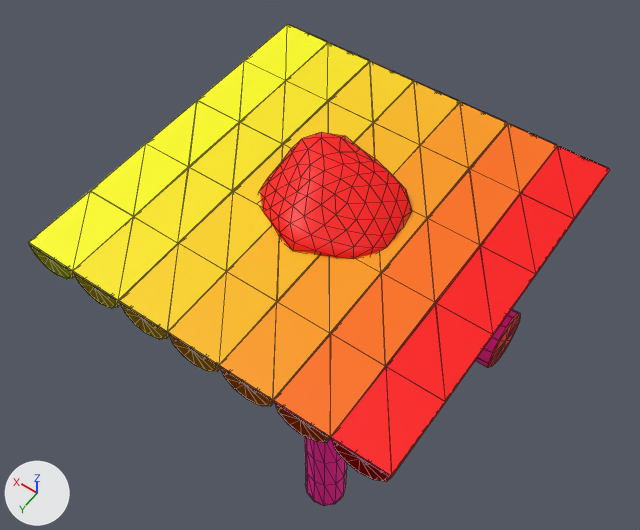
Renders of the glTF model thin-air/assets/models/building/foundation.glb from each side of a commit.
Both versions are drawn from a 50 mm camera at (-1.62, 2.35, 3.18) aimed at (0.33, -0.39, -1.12). Lighting does not change. The marker at lower left points along +X, +Y and +Z. The older version comes first. Mesh edges are drawn as thin lines.

The scene before the commit, as lines of its bpy script (objects in view):
```python
me_deck_b = bpy.data.meshes.new('deck_b')
me_deck_b.from_pydata(...)  # 406 vertices, 742 faces; spans x -1.0..1.0, y -1.01..1.01, z -0.15..0.0
me_deck_b.materials.append(mat_log)
me_post_l = bpy.data.meshes.new('post_l')
me_post_l.from_pydata(...)  # 156 vertices, 288 faces; spans x -0.16..0.16, y -0.16..0.15, z -3.21..0.01
me_post_l.materials.append(mat_log)
me_sill = bpy.data.meshes.new('sill')
me_sill.from_pydata(...)  # 135 vertices, 252 faces; spans x -1.01..1.01, y -0.15..0.16, z -0.44..-0.15
me_sill.materials.append(mat_log)
ob_deck_b = bpy.data.objects.new('deck_b', me_deck_b)
ob_deck_b.location = (0.0, 0.0, 0.0)
ob_post_l = bpy.data.objects.new('post_l', me_post_l)
ob_post_l.location = (0.0, 0.0, 0.0)
ob_sill = bpy.data.objects.new('sill', me_sill)
ob_sill.location = (0.0, 0.0, 0.0)
# also in view: 'deck_a' at (0.0, 0.0, -0.07); 'footing' at (-0.02, -0.01, 0.03)
```
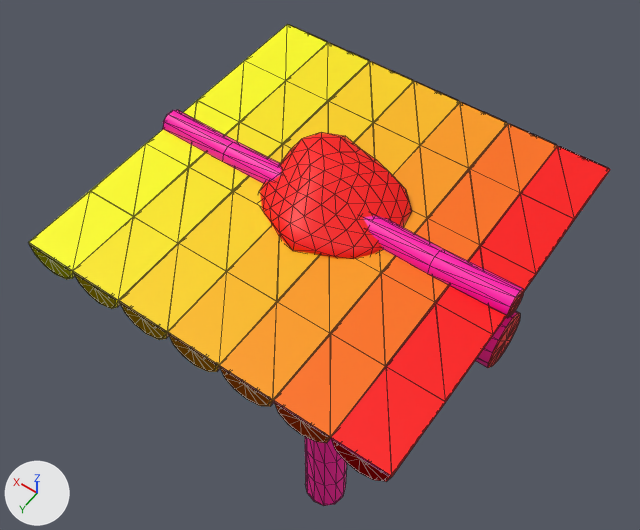
The change in detail:
Mesh me_brace is new.
It has 88 vertices, 160 faces and spans x -1.01..1.01, y -0.08..0.08, z -0.07..0.08.
It uses material mat_log.
Object 'brace' (ob_brace) is new; it shows me_brace.
Its location is (0.0, 0.0, 0.0).

Location of each change, (x1, y1, x2, y2) in pixels of the pictures (640 x 530 px):
'brace', added
    after: (163, 110, 524, 318)
